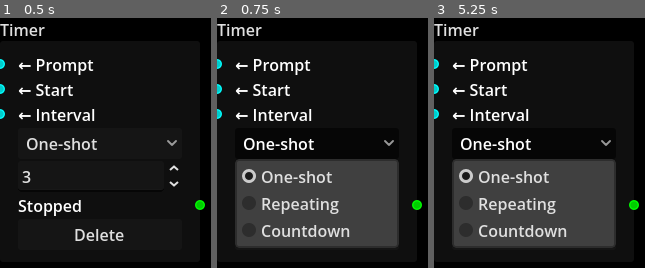
Above: before the commit, frames 1-3 (left to right).
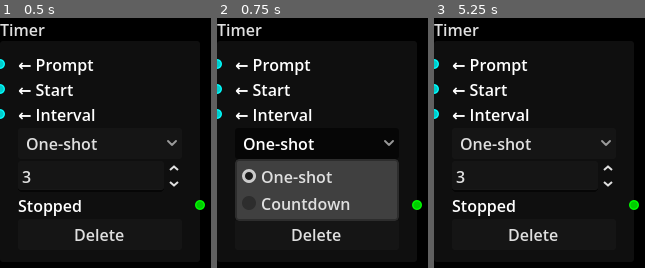
Above: after the commit, the same moments.

Repository: slothitude/note
Game: Godot game, scene res://timer_node.tscn
Same seed, same stepped clock (60 frames per second), same inputs: the game is played once before the commit and once after it. This scene is started directly instead of the project's main scene.
Inputs (mouse positions are in pixels of both pictures, inside the frame that each line leads up to):
- Up to frame 1 (0.5 s): no input
- Up to frame 2 (0.75 s): click "One-shot" at 0.5 s
- Up to frame 3 (5.25 s): tap Enter at 1.25, 2.75, 4.25 s; move the mouse to (outside the picture) at 1.27 s; tap N at 1.35, 2.85, 4.35 s; click (outside the picture) at 1.42 s; tap Space at 2, 3.5, 5 s; drag from (outside the picture) to (outside the picture) at 2.02 s; move the mouse to (outside the picture) at 2.77 s; drag from (outside the picture) to (594, 228) at 3.52 s; move the mouse to (outside the picture) at 4.27 s; hold S 4.28-5 s; drag from (594, 228) to (outside the picture) at 5.02 s

Frame 1 is identical in both runs. In frame 2, 8.3% of the frame differs, in the area x 8-87%, y 72-92%; in frame 3, 26%, in the area x 8-87%, y 48-92%.

Commit message:
Add Timer node, notepad enable input, update README
Timer node with one-shot and countdown modes.
Notepad gains enable input (port 3) — disables text input when false.
Updated README with Timer docs and notepad enable port.

Co-Authored-By: Claude Opus 4.6 <noreply@anthropic.com>

Diff:
--- a/graph.gd
+++ b/graph.gd
@@ -306,6 +306,7 @@
 	if t == "notepad":
 		node_data["text"] = child.text_buffer
 		node_data["file_path"] = child.file_path
+		node_data["enabled"] = child.enabled
 	elif t == "pc":
 		node_data["counter"] = child.counter
 		node_data["max_val"] = int(child.max_spin.value)
@@ -615,6 +616,8 @@
 				node.set_text(node_data.text)
 			if node_data.has("file_path") and node_data.file_path != "":
 				node.set_file(node_data.file_path)
+			if node_data.has("enabled"):
+				node.enabled = node_data.enabled
 		elif node_data.type == "pc":
 			node = PCNodeScene.instantiate()
 			node.name = node_data.name
--- a/notepad_node.gd
+++ b/notepad_node.gd
@@ -6,6 +6,7 @@
 
 var text_buffer: String = ""
 var file_path: String = ""
+var enabled: bool = true
 
 @onready var preview: Label = $Preview
 
@@ -15,6 +16,7 @@
 	set_slot(0, true, 0, Color.WHITE, true, 0, Color.WHITE)
 	set_slot(1, true, 0, Color.CYAN, false, 0, Color.WHITE)
 	set_slot(2, true, 0, Color.GREEN, false, 0, Color.WHITE)
+	set_slot(3, true, 0, Color.YELLOW, false, 0, Color.WHITE)
 
 
 func set_file(path: String) -> void:
@@ -27,9 +29,23 @@
 
 
 func set_text(text: String) -> void:
+	if not enabled:
+		return
 	text_buffer = text
 	_update_preview()
 	text_updated.emit()
+
+
+func set_input(port: int, text: String) -> void:
+	if port == 3:
+		enabled = text.strip_edges().to_lower() != "false" and text.strip_edges() != ""
+		return
+	if not enabled:
+		return
+	match port:
+		0: set_text(text)
+		1: set_text(text + text_buffer)
+		2: set_text(text_buffer + text)
 
 
 func _update_preview() -> void:
--- a/notepad_node.tscn
+++ b/notepad_node.tscn
@@ -34,6 +34,10 @@
 layout_mode = 2
 text = "Append"
 
+[node name="Enable" type="Label" parent="."]
+layout_mode = 2
+text = "Enable"
+
 [node name="OpenButton" type="Button" parent="."]
 unique_name_in_owner = true
 layout_mode = 2
--- a/timer_node.gd
+++ b/timer_node.gd
@@ -22,7 +22,6 @@
 	set_slot(2, true, 0, Color.CYAN, false, 0, Color.WHITE)
 	set_slot(5, false, 0, Color.WHITE, true, 0, Color.GREEN)
 	mode_option.add_item("One-shot")
-	mode_option.add_item("Repeating")
 	mode_option.add_item("Countdown")
 	_timer = Timer.new()
 	add_child(_timer)
@@ -56,9 +55,7 @@
 	match mode_option.selected:
 		0:  # One-shot
 			_timer.stop()
-		1:  # Repeating
-			pass
-		2:  # Countdown
+		1:  # Countdown
 			countdown_remaining -= 1
 			if countdown_remaining <= 0:
 				_timer.stop()
@@ -76,8 +73,7 @@
 	else:
 		match mode_option.selected:
 			0: status_label.text = "Fired"
-			1: status_label.text = "Running"
-			2: status_label.text = "Running (%d)" % countdown_remaining
+			1: status_label.text = "Running (%d)" % countdown_remaining
 
 
 func _on_mode_changed(_index: int) -> void:
Not shown, changed: README.md
